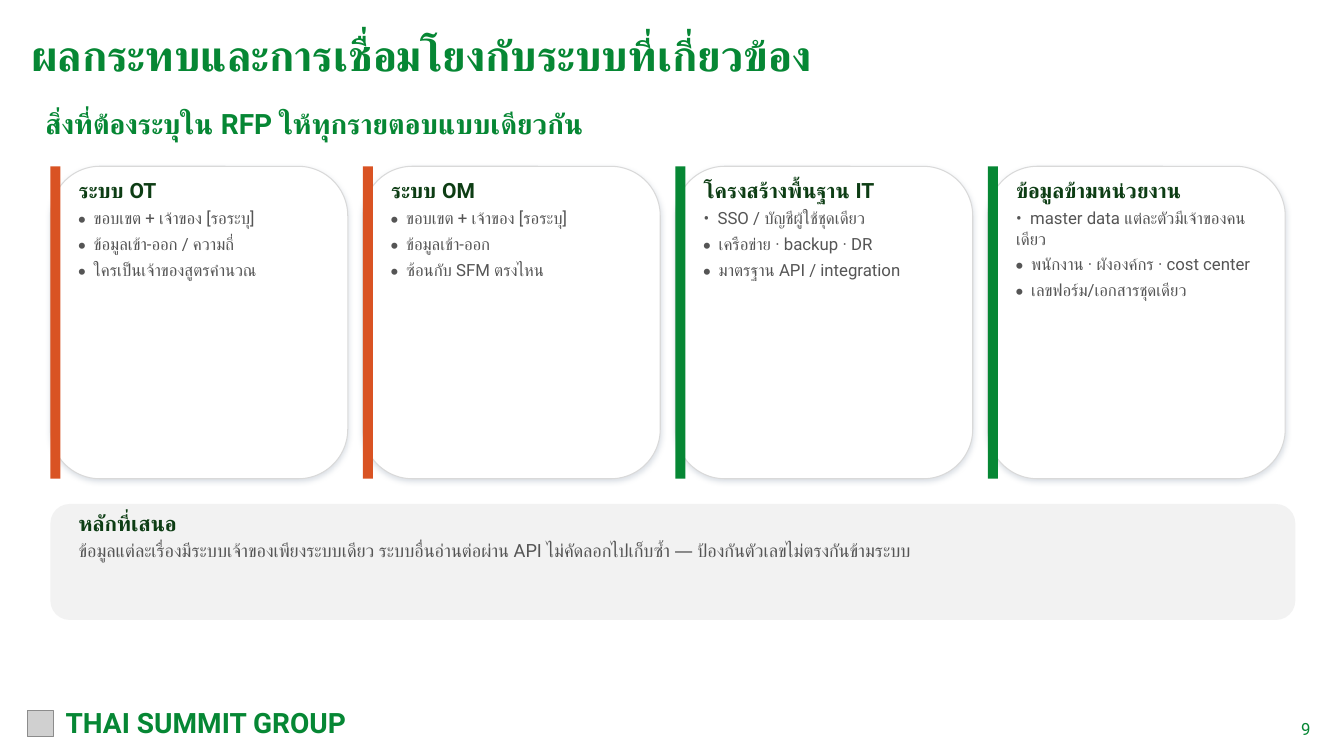
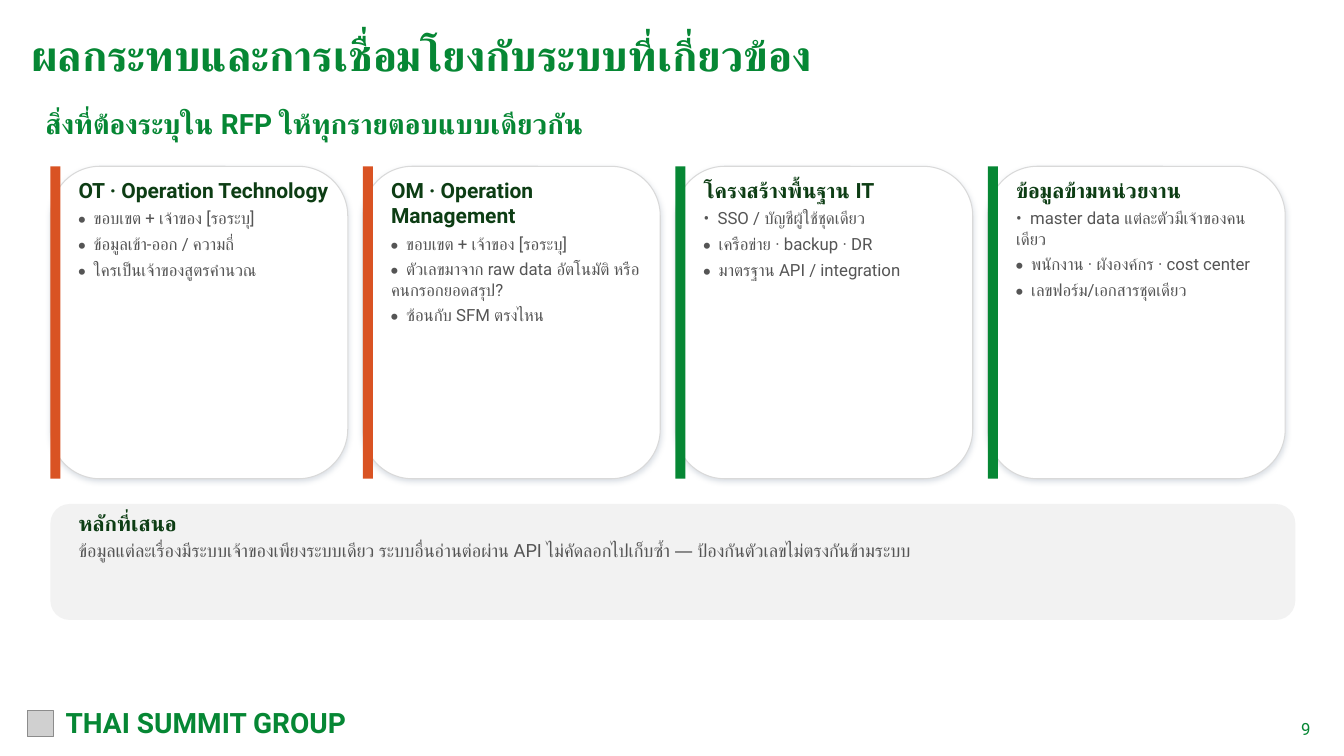
Before and after one commit to tsat4pd3-sketch/4Mmanagement, a slide deck: slide 9 of docs/meetings/TSAT_ECM_EVP_BuildVsBuy_2026-11-11.pptx. Drawn at 1344x756 pixels with LibreOffice and Linux fonts; fonts in the diff are those of the drawing; grey boxes stand for pictures. Boxes give left, top, right and bottom in pixels: in the first picture for what was removed or moved away, otherwise in the second. Text is boxed around its words. In the diff, an @@ line names an element or a change of style, - is before the commit and + after.

```diff
--- a/docs/meetings/TSAT_ECM_EVP_BuildVsBuy_2026-11-11.pptx
+++ b/docs/meetings/TSAT_ECM_EVP_BuildVsBuy_2026-11-11.pptx
@@ text at bbox=[79, 182, 328, 203]: text changed @@
-ระบบ OT
+OT · Operation Technology
@@ text at bbox=[391, 182, 533, 228]: text changed @@
-ระบบ OM
+OM · Operation Management
@@ text at bbox=[391, 262, 640, 301]: text changed @@
-• ข้อมูลเข้า-ออก
+• ตัวเลขมาจาก raw data อัตโนมัติ หรือคนกรอกยอดสรุป?
```
Also in this commit, not shown: 1 other slide changed, 3 other files.
